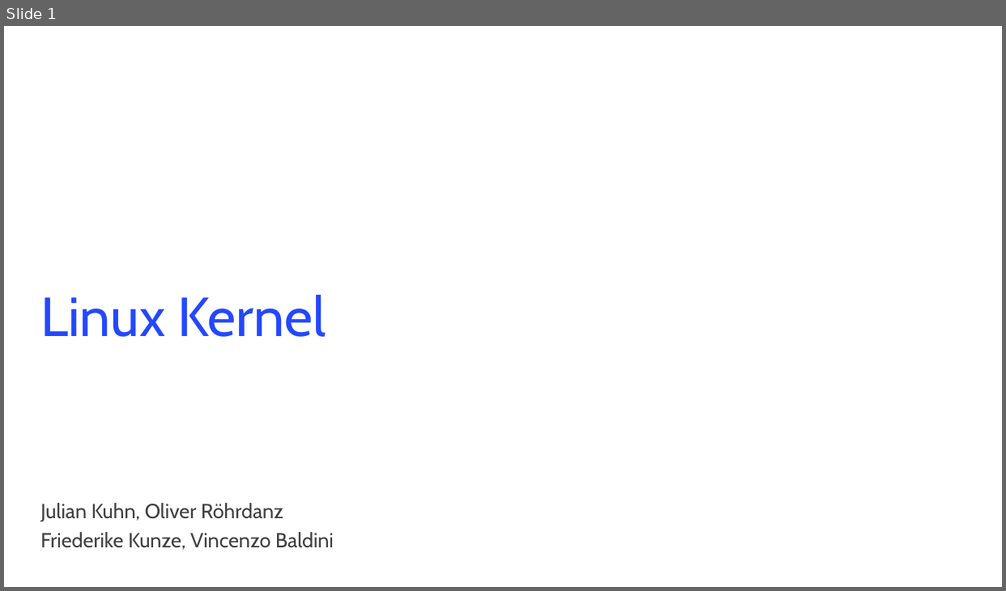
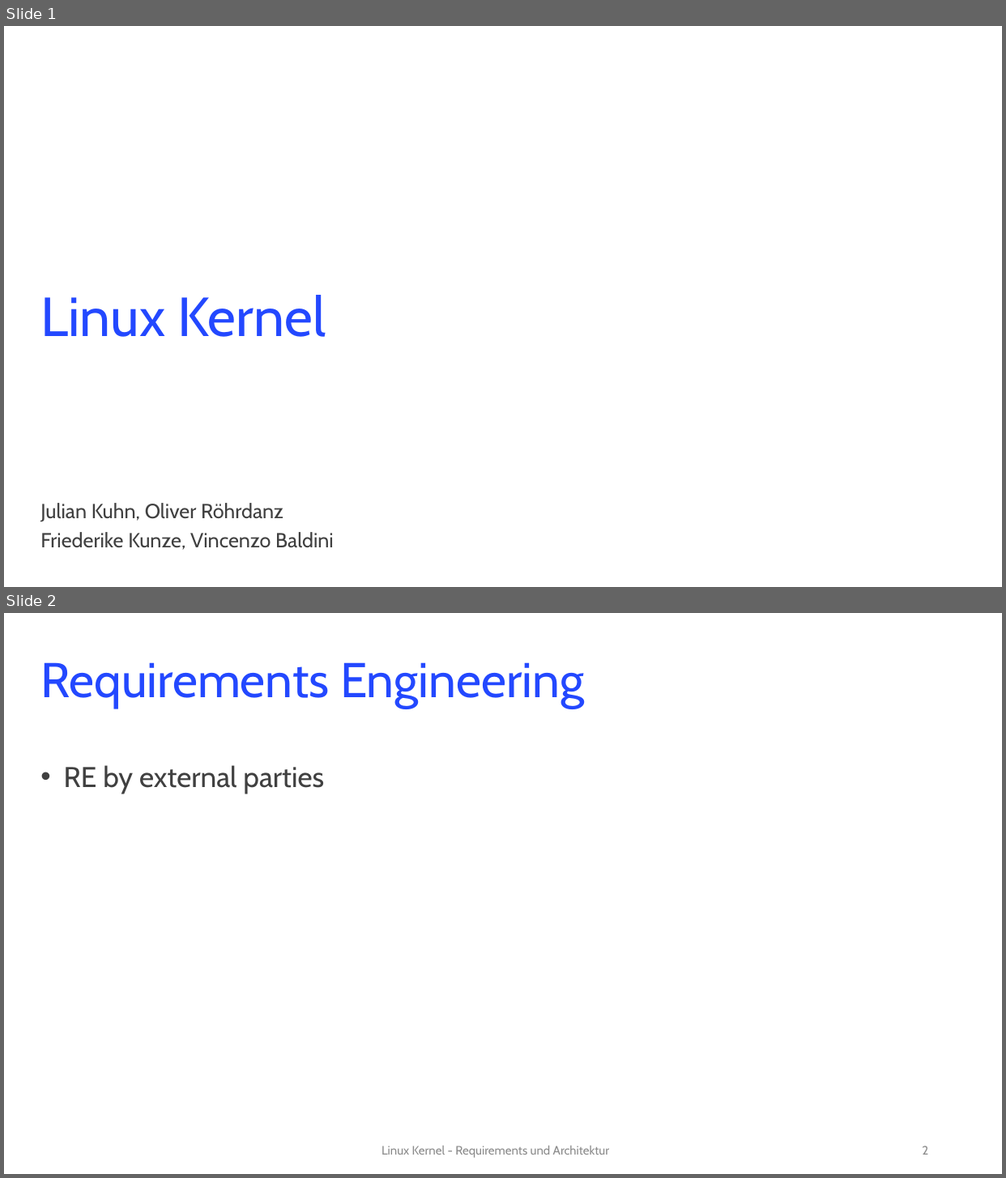
Before and after one commit to rixx/uni-linux-architecture, a slide deck: RESA_LINUX_intermediate_II.pptx. Shown one above the other, each under a label of ours: slide 1 before the commit, slides 1 and 2 after it. The pictures are 1006x591 and 1006x1178 pixels, drawn with LibreOffice and Linux fonts; fonts in the diff are those of the drawing; background and template pictures are left out. Boxes give left, top, right and bottom in pixels: in the first picture for what was removed or moved away, otherwise in the second. Text is boxed around its words. In the diff, an @@ line names an element or a change of style, - is before the commit and + after.

```diff
--- a/RESA_LINUX_intermediate_II.pptx
+++ b/RESA_LINUX_intermediate_II.pptx
@@ slide 2 added at box(4, 613, 1002, 1174), background #FFFFFF @@
@@ title added at box(40, 662, 584, 708), 48 pt, text #2348FF @@
+Requirements Engineering
@@ text added at box(64, 765, 324, 794), 28 pt, text #404040 @@
+  • RE by external parties
@@ text added at box(381, 1146, 609, 1158), 12 pt, text #8C8C8C @@
+Linux Kernel - Requirements und Architektur
@@ page number added at box(922, 1146, 928, 1155), 12 pt, text #8C8C8C @@
+2
```
Also in this commit, not shown: 2 slides changed.
